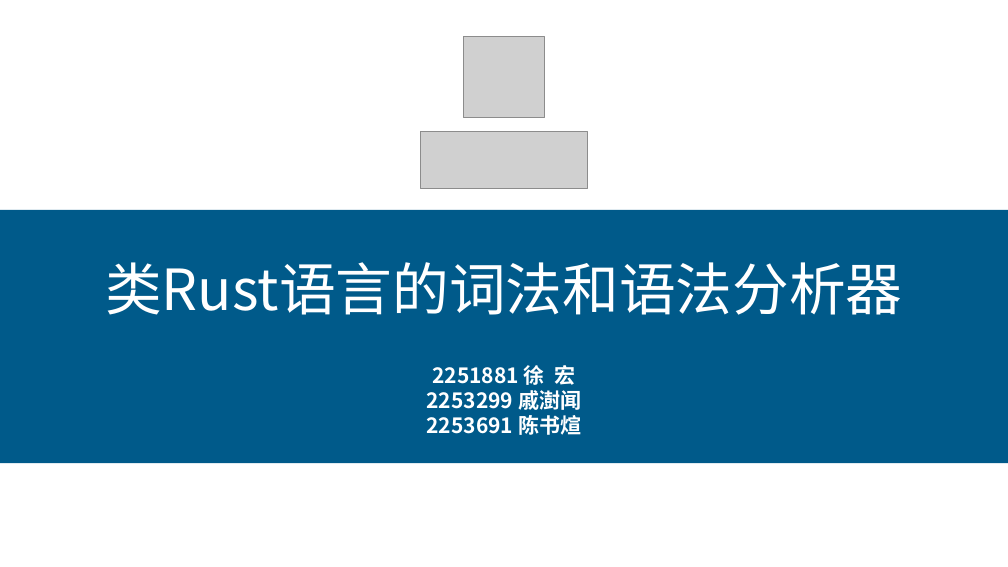
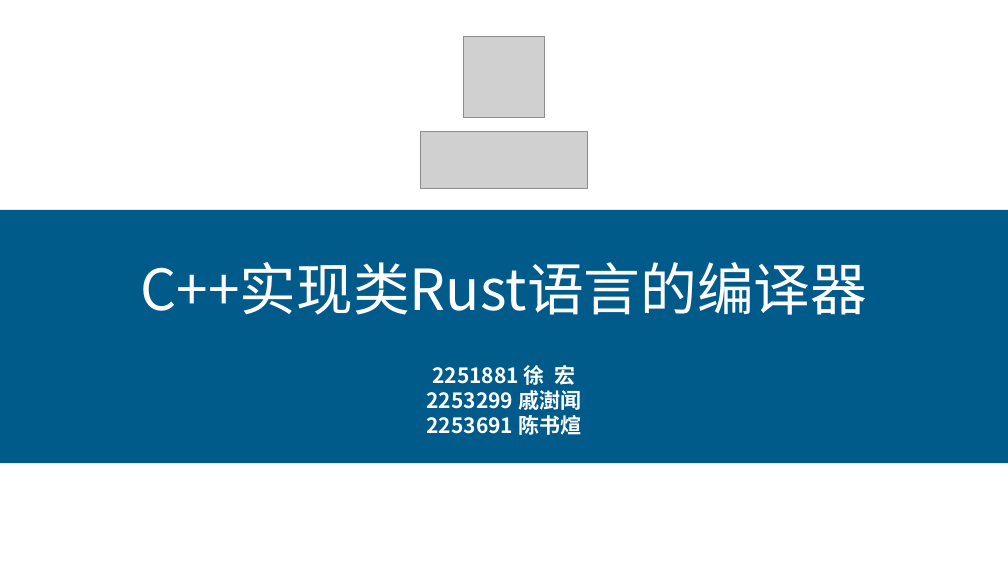
Before and after one commit to anxi710/compiler-principle-project, a slide deck: slide 1 of report/compiler_ppt.pptx. Drawn at 1008x567 pixels with LibreOffice and Linux fonts; fonts in the diff are those of the drawing; grey boxes stand for pictures. Boxes give left, top, right and bottom in pixels: in the first picture for what was removed or moved away, otherwise in the second. Text is boxed around its words. In the diff, an @@ line names an element or a change of style, - is before the commit and + after.

```diff
--- a/report/compiler_ppt.pptx
+++ b/report/compiler_ppt.pptx
@@ text at [141,262,867,315]: text changed @@
-类Rust语言的词法和语法分析器
+C++实现类Rust语言的编译器
```
Also in this commit, not shown: 10 other slides changed, 5 slides added.
